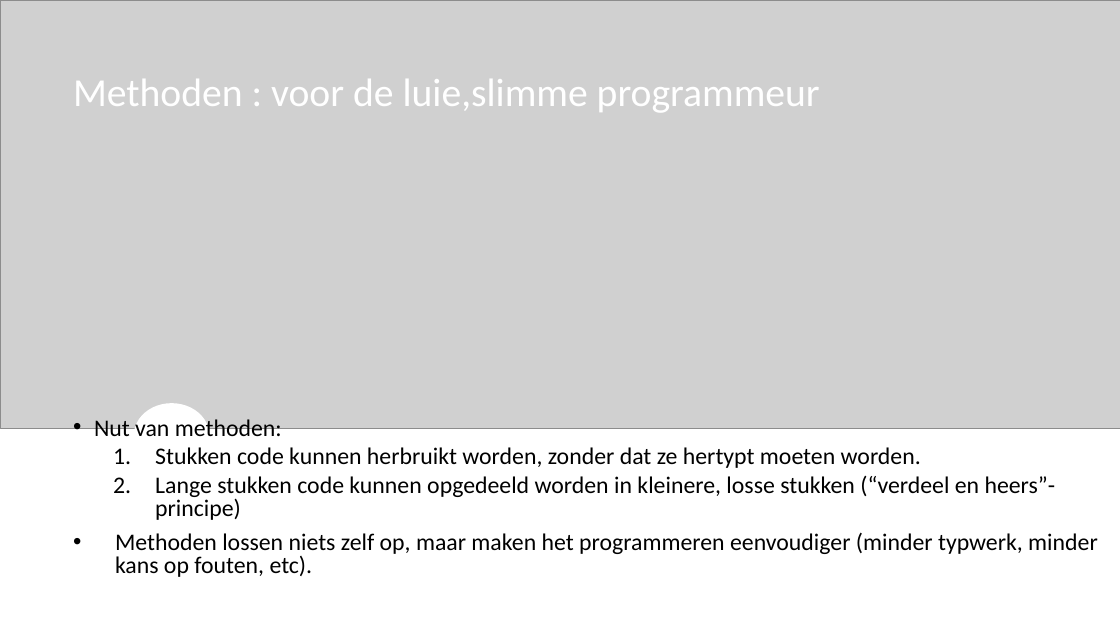
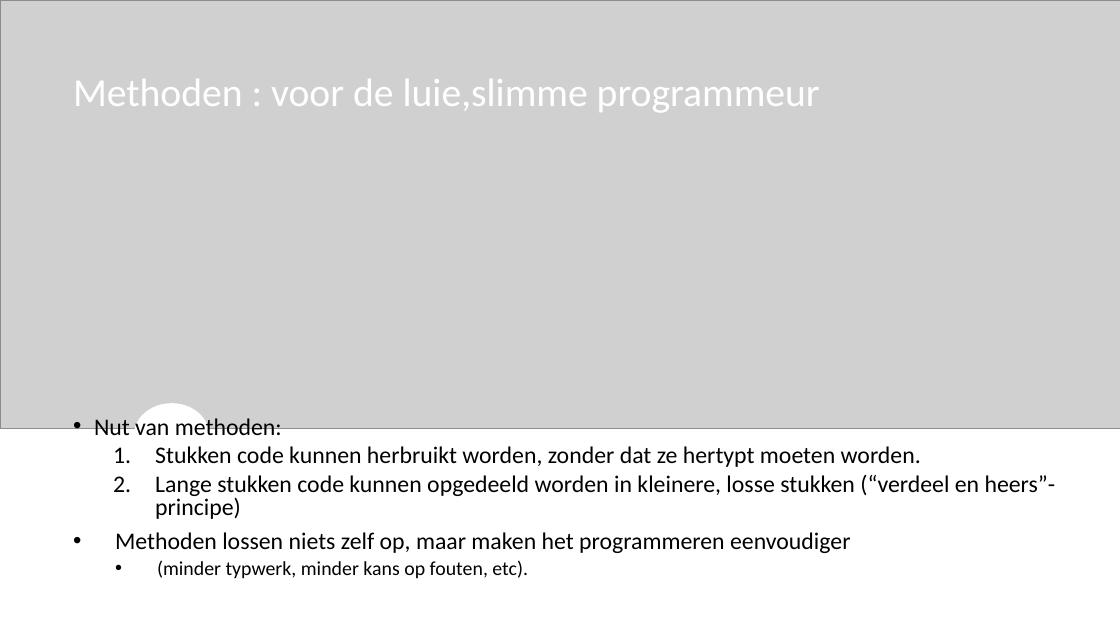
Before and after one commit to v-nys/cursusprogrammeren, a slide deck: slide 4 of _SLIDES/DEEL1/H6/5_methoden.pptx. Drawn at 1120x630 pixels with LibreOffice and Linux fonts; fonts in the diff are those of the drawing; grey boxes stand for pictures; background and template pictures are left out. Boxes give left, top, right and bottom in pixels: in the first picture for what was removed or moved away, otherwise in the second. Text is boxed around its words. In the diff, an @@ line names an element or a change of style, - is before the commit and + after.

```diff
--- a/_SLIDES/DEEL1/H6/5_methoden.pptx
+++ b/_SLIDES/DEEL1/H6/5_methoden.pptx
@@ text at (115,532,850,579): text changed @@
-• Methoden lossen niets zelf op, maar maken het programmeren eenvoudiger (minder typwerk, minder kans op fouten, etc).
+• Methoden lossen niets zelf op, maar maken het programmeren eenvoudiger
+  • (minder typwerk, minder kans op fouten, etc).
```
Also in this commit, not shown: 2 other slides changed, 8 other files.
